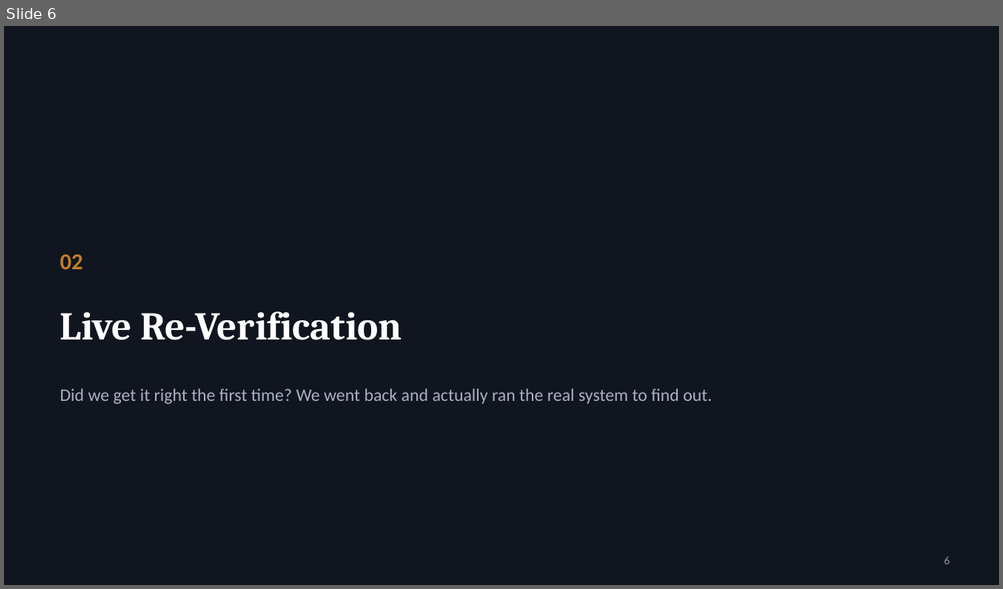
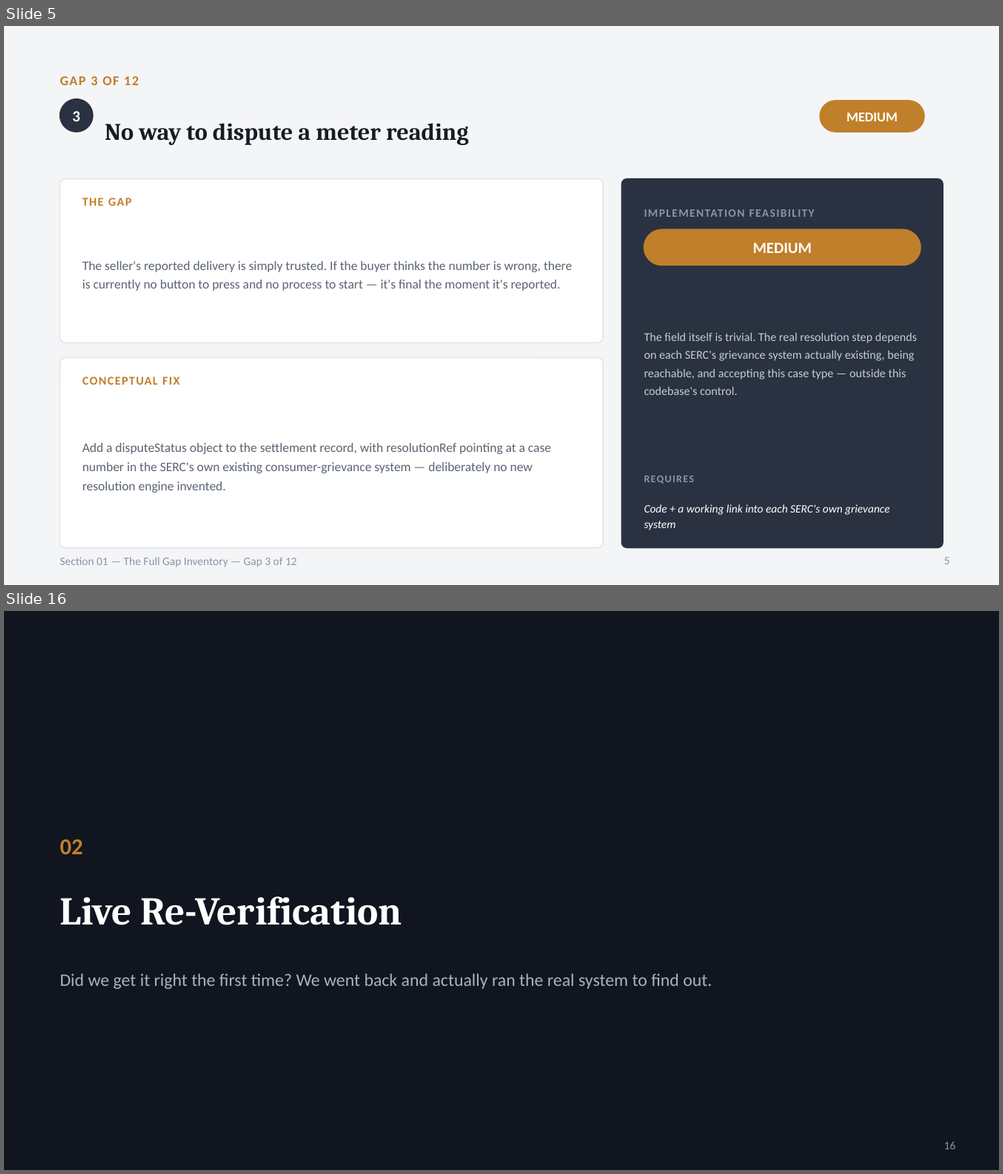
Before and after one commit to Sanjay-dev22/personal-deg, a slide deck: p2p-energy-trading-review/P2P-Energy-Trading-Software-Gaps.pptx. Shown one above the other, each under a label of ours: slide 6 before the commit, slides 5 and 16 after it; the slides between them are not shown. The pictures are 1003x589 and 1003x1174 pixels, drawn with LibreOffice and Linux fonts; fonts in the diff are those of the drawing. Boxes give left, top, right and bottom in pixels: in the first picture for what was removed or moved away, otherwise in the second. Text is boxed around its words. In the diff, an @@ line names an element or a change of style, - is before the commit and + after.

```diff
--- a/p2p-energy-trading-review/P2P-Energy-Trading-Software-Gaps.pptx
+++ b/p2p-energy-trading-review/P2P-Energy-Trading-Software-Gaps.pptx
@@ slide 5 added at [4,26,999,585], background #F4F5F7 @@
@@ text added at [60,76,139,85], 13 pt, text #C07F2A, bold @@
+GAP 3 OF 12
@@ ellipse added at [60,99,93,132], fill #2A3242, outline #2A3242 1 pt @@
@@ text added at [72,111,80,121], 15 pt, text #FFFFFF, bold @@
+3
@@ rounded rectangle added at [819,101,924,132], fill #C07F2A, outline #C07F2A 1 pt @@
@@ text added at [846,113,897,121], 13 pt, text #FFFFFF, bold @@
+MEDIUM
@@ text added at [105,123,469,145], 23 pt, text #171B24, bold @@
+No way to dispute a meter reading
@@ rounded rectangle added at [60,179,603,343], fill #FFFFFF, outline #E2E4E8 1 pt @@
@@ rounded rectangle added at [622,179,943,548], fill #2A3242, outline #2A3242 1 pt @@
@@ text added at [82,198,131,206], 11.5 pt, text #C07F2A, bold @@
+THE GAP
@@ text added at [644,210,814,217], 11 pt, text #8A94A6, bold @@
+IMPLEMENTATION FEASIBILITY
@@ rounded rectangle added at [644,230,921,266], fill #C07F2A, outline #C07F2A 1 pt @@
@@ text added at [753,243,811,253], 15 pt, text #FFFFFF, bold @@
+MEDIUM
@@ text added at [82,261,572,291], 12.5 pt, text #5A6472 @@
+The seller's reported delivery is simply trusted. If the buyer thinks the number is wrong, there is currently no button to press and no process to start — it's final the moment it's reported.
@@ text added at [644,333,916,395], 11.5 pt, text #C3CAD6 @@
+The field itself is trivial. The real resolution step depends on each SERC's grievance system actually existing, being reachable, and accepting this case type — outside this codebase's control.
@@ rounded rectangle added at [60,358,603,548], fill #FFFFFF, outline #E2E4E8 1 pt @@
@@ text added at [82,377,179,385], 11.5 pt, text #C07F2A, bold @@
+CONCEPTUAL FIX
@@ text added at [82,443,551,493], 12.5 pt, text #5A6472 @@
+Add a disputeStatus object to the settlement record, with resolutionRef pointing at a case number in the SERC's own existing consumer-grievance system — deliberately no new resolution engine invented.
@@ text added at [644,476,694,484], 10 pt, text #8A94A6, bold @@
+REQUIRES
@@ text added at [644,505,889,531], 11 pt, text #FFFFFF, italic @@
+Code + a working link into each SERC's own grievance system
@@ text added at [60,557,297,568], 11 pt, text #8A94A6 @@
+Section 01 — The Full Gap Inventory — Gap 3 of 12
@@ page number added at [944,557,950,565], 11 pt, text #8A94A6 @@
+5
@@ what was slide 6 is now slide 16 @@
@@ page number at [944,1142,956,1150]: text changed @@
-6
+16
```
Also in this commit, not shown: 5 slides changed, 12 other slides added, 3 slides removed, 1 other file.
